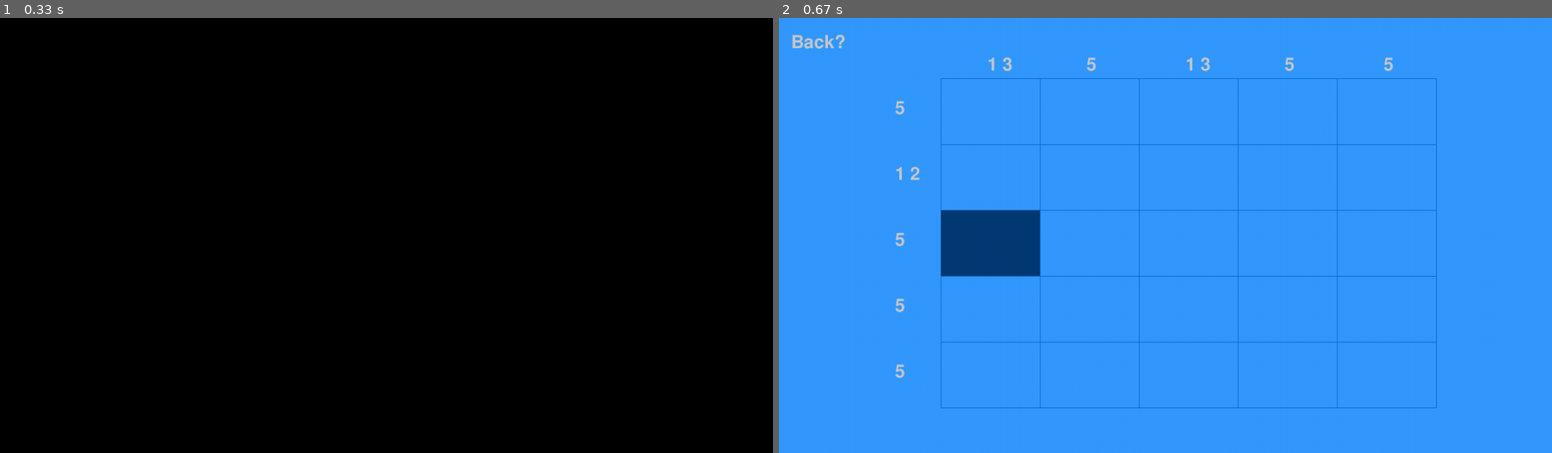
Above: before the commit, frames 1-2 (left to right).
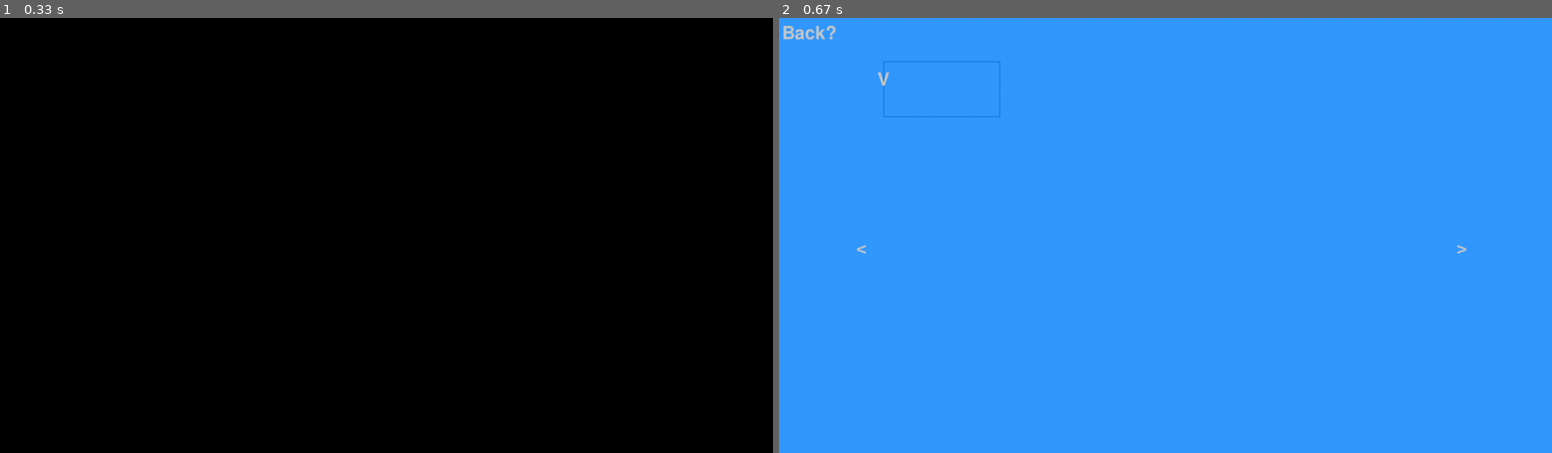
Above: after the commit, the same moments.

Repository: Raineri-CS/pygame_picross
Game: pygame game, started from main.py
The game is run twice, just before and just after one commit, with the same random seed, the same clock (stepped at 60 frames per second) and the same inputs.
Inputs (mouse positions are in pixels of both pictures, inside the frame that each line leads up to):
- Up to frame 1 (0.33 s): no input
- Up to frame 2 (0.67 s): press the mouse at (1165, 265) at 0.37 s; move the mouse to (1072, 252) at 0.47 s; release the mouse at (979, 239) at 0.6 s

Frame 1 is identical in both runs. In frame 2, 3.5% of the frame differs, in the area x 0-89%, y 1-90%.

Commit message:
Newest changes

Diff:
--- a/include/gameCoordinator.py
+++ b/include/gameCoordinator.py
@@ -2,7 +2,6 @@
 from .settings import COLOR_BACKGROUND, COLOR_FOREGROUND, COLOR_SELECTED, COLOR_TEXT
 import pygame.gfxdraw
 import pygame.font
-from .sceneRenderer import Renderer
 
 # Basically the scene with the gameplay stuff in it
 # What does it do?
@@ -11,7 +10,6 @@
 #   Stores the localGame matrix
 #   Goes back to the level select on back click
 #   Sets the map as completed if win
-
 
 class GameCoordinator():
     def __init__(self, solution: PicrossPuzzle) -> None:
@@ -34,14 +32,14 @@
         self.lineHints = self.genLineHints()
         self.columnHints = self.genColumnHints()
 
-    def checkMatrixParity(self):
+    def checkMatrixParity(self) -> bool:
         for solutionLine, localLine in self.solution, self.localMatrix:
             for solutionTerm, localTerm in solutionLine, localLine:
                 if(solutionTerm != localTerm):
                     return False
         return True
 
-    def draw(self, windowRenderer):
+    def draw(self, windowRenderer) -> None:
         windowRenderer.getWindow().fill(COLOR_BACKGROUND)
         localX = self.puzzleArea[0]
         localY = self.puzzleArea[1]
@@ -57,7 +55,6 @@
         finalLocalY = localY + (self.yDimension*verticalSize)
         backText = windowRenderer.getHintFont().render("Back?", True, COLOR_TEXT)
         # Draws hints
-        # TODO
         textX = self.workingArea[0] + (self.workingArea[0] * 0.8)
         textY = self.workingArea[1] - (self.workingArea[1] * 0.2)
         for hint in self.columnHints:
@@ -92,9 +89,6 @@
                 ), localX, localY, finalLocalX, localY, COLOR_FOREGROUND)
                 pygame.gfxdraw.line(windowRenderer.getWindow(
                 ), localX, localY, localX, finalLocalY, COLOR_FOREGROUND)
-                #  TODO test this
-                # pygame.gfxdraw.rectangle(
-                #     windowRenderer.getWindow(), (localX, localY, finalLocalX, finalLocalY), COLOR_SELECTED)
                 pygame.gfxdraw.filled_polygon(windowRenderer.getWindow(), [(
                     localX, localY), (localX + horizontalSize, localY), (localX + horizontalSize, localY + verticalSize), (localX, localY + verticalSize)], COLOR_SELECTED)
                 localX += horizontalSize
--- /dev/null
+++ b/include/levelSelector.py
@@ -0,0 +1,68 @@
+import pygame
+import pygame.gfxdraw
+from .settings import COLOR_BACKGROUND, COLOR_FOREGROUND, COLOR_TEXT, FONT_SIZE_HINTS, GameSettings
+from .sceneRenderer import Renderer
+
+SELECTION_BOX_SIZE = 20
+
+
+class levelSelect():
+    def __init__(self) -> None:
+        self.levelList = GameSettings().getLevelList()
+        pass
+
+    def draw(self, windowRenderer: Renderer) -> None:
+        windowRenderer.getWindow().fill(COLOR_BACKGROUND)
+        backText = windowRenderer.getHintFont().render("Back?", True, COLOR_TEXT)
+        windowRenderer.getWindow().blit(backText, (5, 5))
+
+        arrowLeftText = windowRenderer.getHintFont().render("<", True, COLOR_TEXT)
+        arrowRightText = windowRenderer.getHintFont().render(">", True, COLOR_TEXT)
+
+        # Calculate the margins if applicable
+        if(int(GameSettings().getResolution()[0]) / int(GameSettings().getResolution()[1]) == 4/3):
+            horizontalMargin = (0, int(GameSettings().getResolution()[0]))
+            verticalMargin = (25, int(GameSettings().getResolution()[1]))
+            # TODO the menu things
+            pass
+        else:
+            horizontalMargin = (int(GameSettings().getResolution()[
+                                0]) * 0.1, int(GameSettings().getResolution()[0]) * 0.9)
+            verticalMargin = (int(GameSettings().getResolution()[
+                              1]) * 0.1, int(GameSettings().getResolution()[1]) * 0.9)
+            pass
+
+        # Draw arrows
+        # TODO make these conditional so it doesnt show if there isnt any other levels to load in
+        windowRenderer.getWindow().blit(
+            arrowLeftText, (horizontalMargin[0], int(int(GameSettings().getResolution()[1])/2)))
+        windowRenderer.getWindow().blit(arrowRightText,
+                                        (horizontalMargin[1] - FONT_SIZE_HINTS, int(int(GameSettings().getResolution()[1])/2)))
+
+        # Draw selection boxes
+        self.drawSelectionBox(
+            windowRenderer, horizontalMargin[0] + (FONT_SIZE_HINTS * 1.5), verticalMargin[0], True)
+        # Each arrow will occupy 7.5% of each side, thus needing the selection boxes to be drawn offset to that proportion
+
+        pass
+
+    def drawSelectionBox(self, windowRenderer: Renderer, x: int, y: int, isComplete: bool):
+        # NOTE this should be relative to the res the game is running, but itll have to do for now
+        pygame.gfxdraw.rectangle(
+            windowRenderer.getWindow(), (x, y, x+SELECTION_BOX_SIZE, y+SELECTION_BOX_SIZE), COLOR_FOREGROUND)
+        # FIXME coordinates
+        if(isComplete):
+            vText = windowRenderer.getHintFont().render("V", True, COLOR_TEXT)
+            windowRenderer.getWindow().blit(
+                vText, (x+SELECTION_BOX_SIZE-FONT_SIZE_HINTS, y+(SELECTION_BOX_SIZE/2)))
+            pass
+        else:
+            xText = windowRenderer.getHintFont().render("X", True, COLOR_TEXT)
+            windowRenderer.getWindow().blit(
+                xText, (x+(SELECTION_BOX_SIZE/2) - FONT_SIZE_HINTS, y+(SELECTION_BOX_SIZE/2)))
+            pass
+        pass
+
+    def clickHandler(self, x: int, y: int) -> None:
+        # TODO
+        pass
--- a/include/settings.py
+++ b/include/settings.py
@@ -7,6 +7,7 @@
 COLOR_SELECTED = (0, 58, 116)
 FONT_SIZE_TEXT = 14
 FONT_SIZE_HINTS = 30
+
 
 class GameSettings:
     def __init__(self) -> None:
@@ -29,14 +30,25 @@
                 if(key.get(value) == True):
                     self.sfxLevel = (value[:-1])
         jsonfile.close()
+        # NOTE maybe this shouldnt be on this class?
+        dirname = os.path.dirname(__file__)
+        levelsDir = os.listdir(dirname[:-8] + '/resources/levels/')
+        # NOTE we have 2 options, cache every puzzle here as a Puzzle class, OR store the filenames for the levels, loading them on selection
+        self.levelList = []
+        for file in levelsDir:
+            self.levelList.append(file)
+            pass
 
-    def getResolution(self):
+    def getResolution(self) -> list:
         return self.resolution
 
-    def getMusicLevel(self):
-        return self.audioLevel
+    def getMusicLevel(self) -> int:
+        return int(self.audioLevel)
 
-    def getSfxLevel(self):
-        return self.sfxLevel
+    def getSfxLevel(self) -> int:
+        return int(self.sfxLevel)
+
+    def getLevelList(self) -> list:
+        return self.levelList
 
     # TODO settings write
--- a/main.py
+++ b/main.py
@@ -1,4 +1,5 @@
 from pygame.constants import K_ESCAPE, KEYDOWN, KEYUP, MOUSEBUTTONUP
+from include.levelSelector import levelSelect
 # TODO remove
 from include.puzzle import PicrossPuzzle
 from include.sceneRenderer import Renderer
@@ -11,7 +12,8 @@
     EXIT = False
     windowRenderer = Renderer()
     # TODO remove
-    currentScreen = GameCoordinator(PicrossPuzzle(None, "1"))
+    # currentScreen = GameCoordinator(PicrossPuzzle(None, "1"))
+    currentScreen = levelSelect()
     clock = pygame.time.Clock()
     while not EXIT:
         for event in pygame.event.get():
@@ -25,7 +27,7 @@
                     EXIT = True
             elif event.type == MOUSEBUTTONUP:
                 # TODO Do click stuff
-                currentScreen.slotFill(pygame.mouse.get_pos()[0],pygame.mouse.get_pos()[1])
+                # currentScreen.slotFill(pygame.mouse.get_pos()[0],pygame.mouse.get_pos()[1])
                 currentScreen.draw(windowRenderer)
         clock.tick(30)
         windowRenderer.swapBuffer()
Empty file added: include/mainMenu.py
Empty file added: include/optionMenu.py
